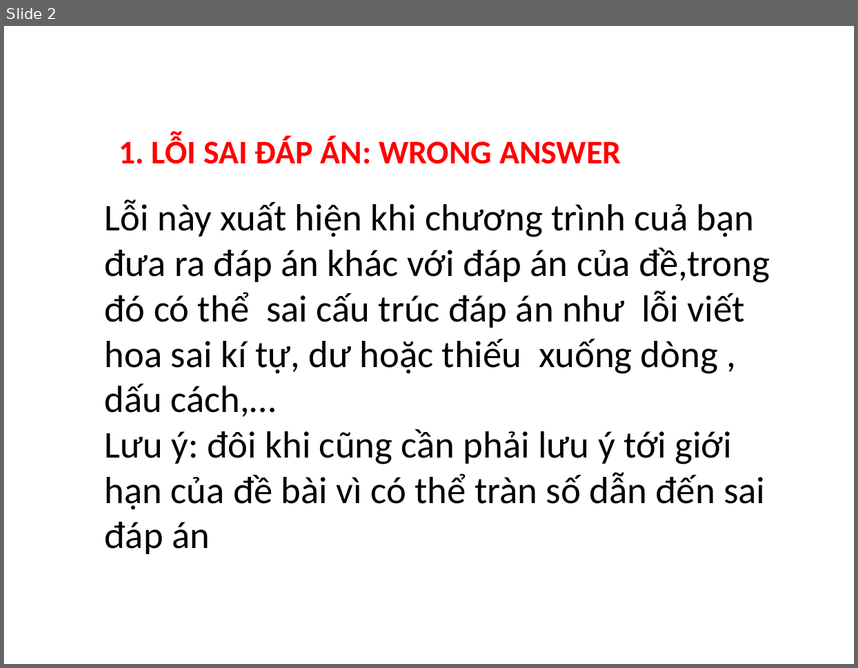
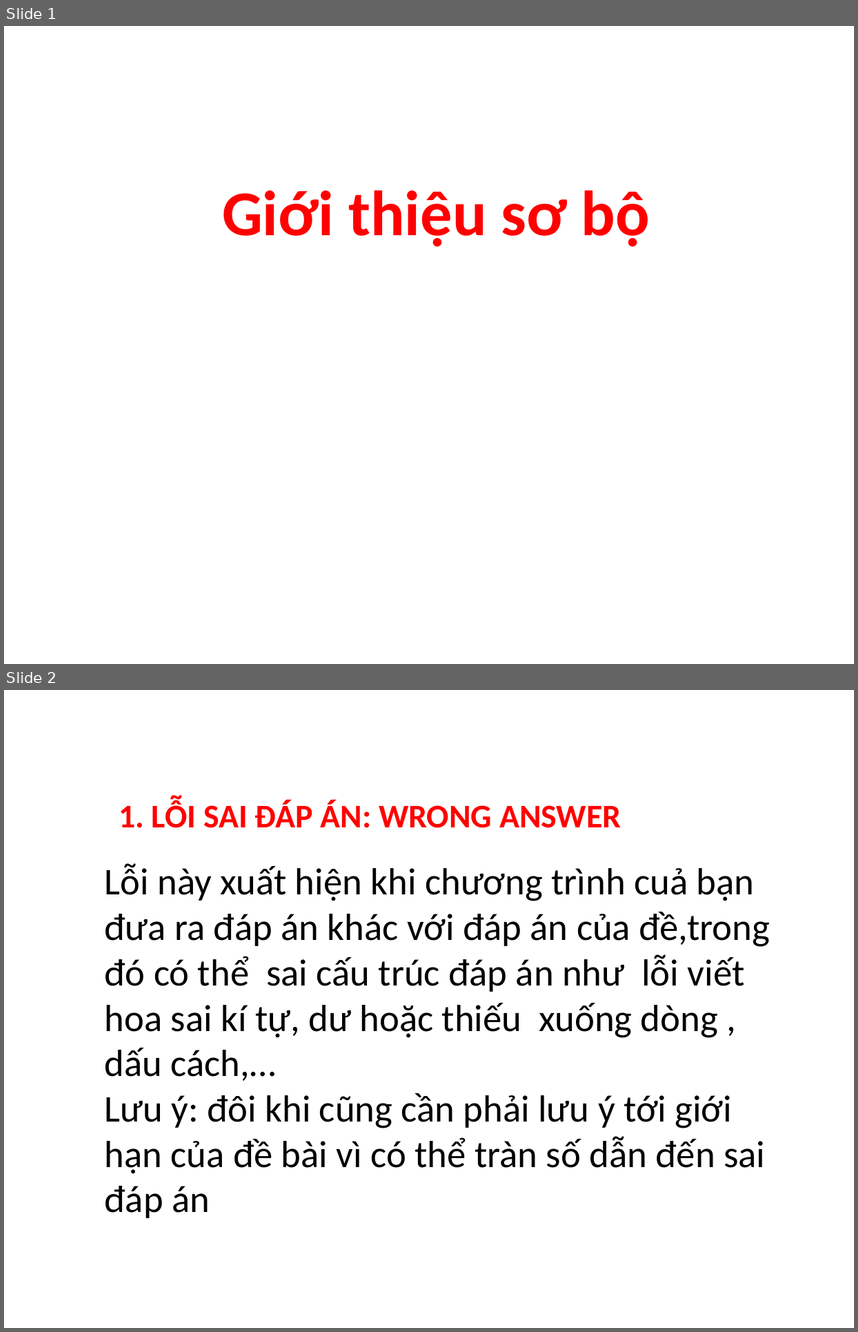
Before and after one commit to duyenbit2212/The-NOOB, a slide deck: Wecode_GotTalent/Hao/TaiLieuTrain/cacloithidau.pptx. Shown one above the other, each under a label of ours: slide 2 before the commit, slides 1 and 2 after it. The pictures are 858x668 and 858x1332 pixels, drawn with LibreOffice and Linux fonts; fonts in the diff are those of the drawing; background and template pictures are left out. Boxes give left, top, right and bottom in pixels: in the first picture for what was removed or moved away, otherwise in the second. Text is boxed around its words. In the diff, an @@ line names an element or a change of style, - is before the commit and + after.

```diff
--- a/Wecode_GotTalent/Hao/TaiLieuTrain/cacloithidau.pptx
+++ b/Wecode_GotTalent/Hao/TaiLieuTrain/cacloithidau.pptx
@@ slide 1 added at (x1=4, y1=26, x2=854, y2=664), background picture (left out) @@
@@ text added at (x1=222, y1=190, x2=650, y2=247), 54 pt, text #FF0000, bold @@
+Giới thiệu sơ bộ
```
Also in this commit, not shown: 2 other slides added, 1 slide removed, 45 other files.
